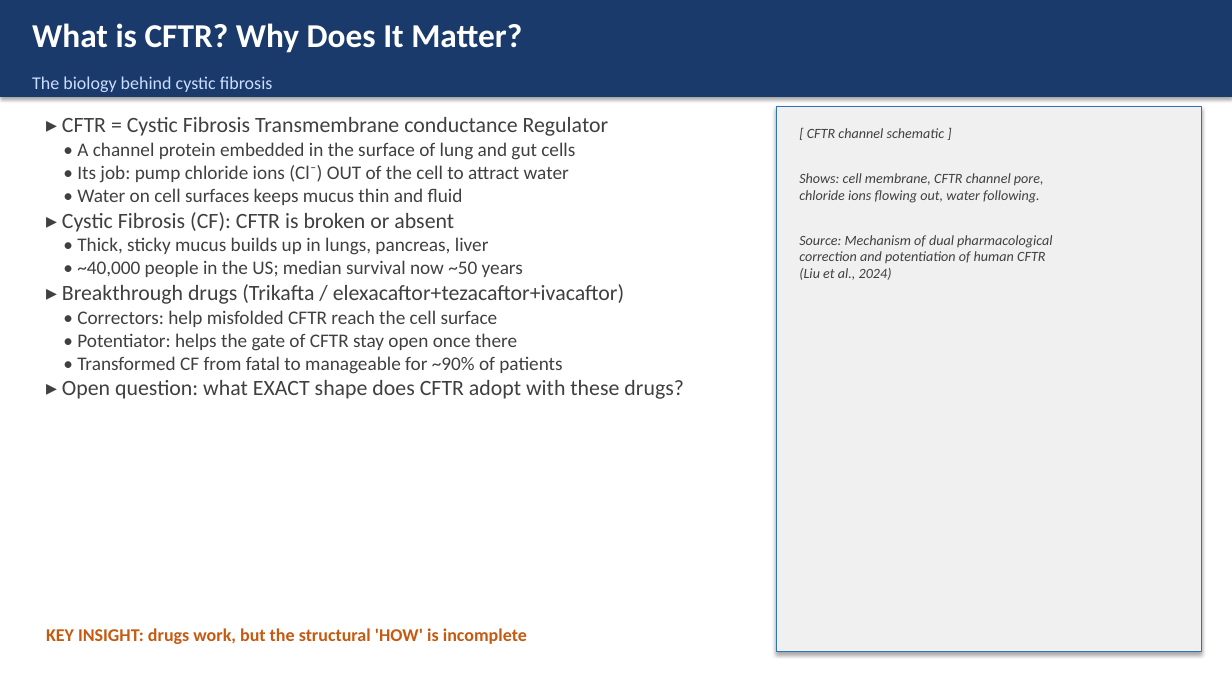
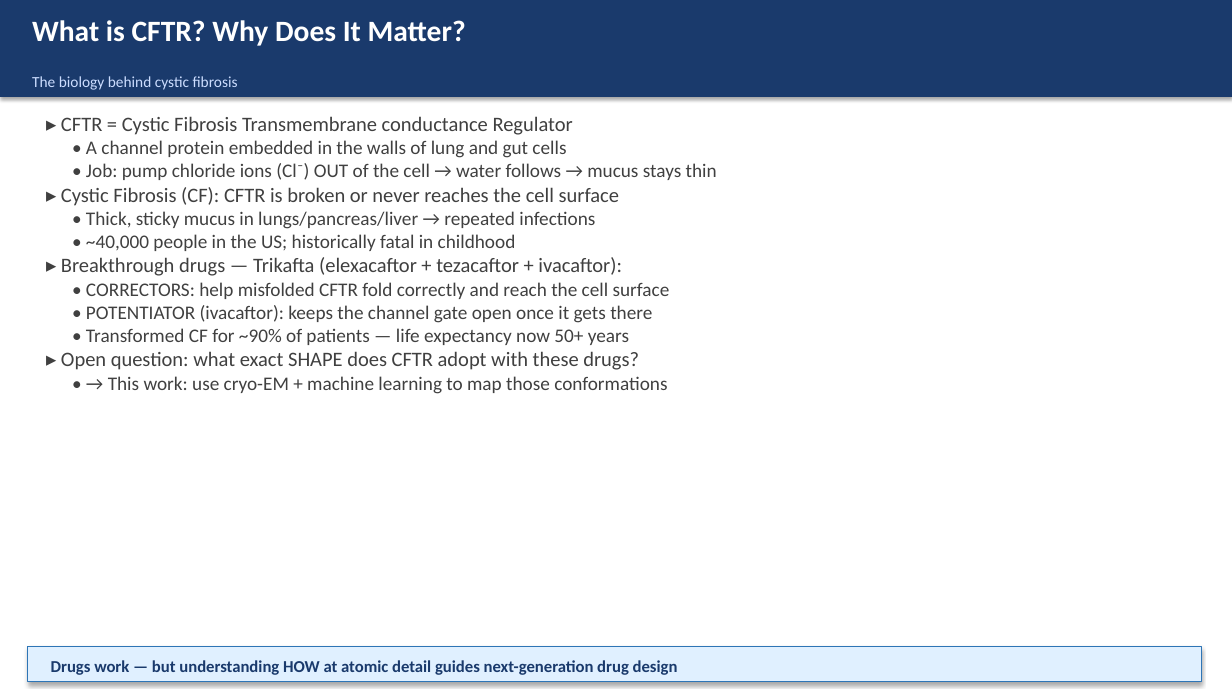
Before and after one commit to minouemmad/cryoem-classification, a slide deck: slide 2 of docs/CFTR_cryoDRGN_presentation.pptx. Drawn at 1232x693 pixels with LibreOffice and Linux fonts; fonts in the diff are those of the drawing. Boxes give left, top, right and bottom in pixels: in the first picture for what was removed or moved away, otherwise in the second. Text is boxed around its words. In the diff, an @@ line names an element or a change of style, - is before the commit and + after.

```diff
--- a/docs/CFTR_cryoDRGN_presentation.pptx
+++ b/docs/CFTR_cryoDRGN_presentation.pptx
@@ text "What is CFTR? Why Does ..." at box(32, 20, 466, 46): size 26 to 23 pt @@
@@ text "The biology behind cystic fibrosis" at box(32, 76, 238, 90): size 14 to 12 pt @@
@@ text at box(61, 116, 573, 135): size 17 to 16 pt in "▸ CFTR = Cystic Fibrosis Transmembrane conductance ..." @@
@@ rectangle removed at box(776, 106, 1202, 652) @@
@@ text at box(61, 140, 717, 394): text changed @@
-• A channel protein embedded in the surface of lung and gut cells
-• Its job: pump chloride ions (Cl⁻) OUT of the cell to attract water
-• Water on cell surfaces keeps mucus thin and fluid
-▸ Cystic Fibrosis (CF): CFTR is broken or absent
-• Thick, sticky mucus builds up in lungs, pancreas, liver
-• ~40,000 people in the US; median survival now ~50 years
-▸ Breakthrough drugs (Trikafta / elexacaftor+tezacaftor+ivacaftor)
-• Correctors: help misfolded CFTR reach the cell surface
-• Potentiator: helps the gate of CFTR stay open once there
-• Transformed CF from fatal to manageable for ~90% of patients
-▸ Open question: what EXACT shape does CFTR adopt with these drugs?
+• A channel protein embedded in the walls of lung and gut cells
+• Job: pump chloride ions (Cl⁻) OUT of the cell → water follows → mucus stays thin
+▸ Cystic Fibrosis (CF): CFTR is broken or never reaches the cell surface
+• Thick, sticky mucus in lungs/pancreas/liver → repeated infections
+• ~40,000 people in the US; historically fatal in childhood
+▸ Breakthrough drugs — Trikafta (elexacaftor + tezacaftor + ivacaftor):
+• CORRECTORS: help misfolded CFTR fold correctly and reach the cell surface
+• POTENTIATOR (ivacaftor): keeps the channel gate open once it gets there
+• Transformed CF for ~90% of patients — life expectancy now 50+ years
+▸ Open question: what exact SHAPE does CFTR adopt with these drugs?
+• → This work: use cryo-EM + machine learning to map those conformations
@@ text removed at box(799, 128, 1052, 280) @@
-[ CFTR channel schematic ]
-Shows: cell membrane, CFTR channel pore,
-chloride ions flowing out, water following.
-Source: Mechanism of dual pharmacological
-correction and potentiation of human CFTR
-(Liu et al., 2024)
@@ rectangle added at box(28, 647, 1202, 682), fill #E0F0FF, outline #2E75B6 0.75 pt @@
@@ text at box(51, 660, 678, 675): text changed; size 14 to 13 pt; text colour #C55A11 to #1A3A6C @@
-KEY INSIGHT: drugs work, but the structural 'HOW' is incomplete
+Drugs work — but understanding HOW at atomic detail guides next-generation drug design
```
Also in this commit, not shown: 7 other slides changed, 6 slides added, 7 slides removed, 1 other file.
